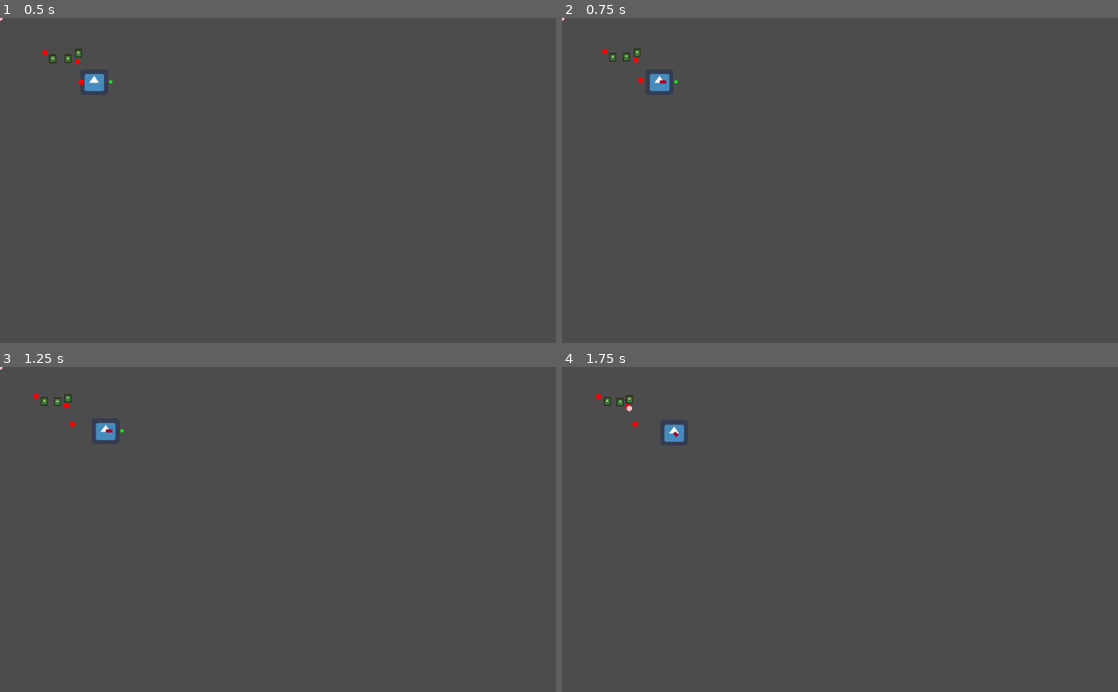
Above: before the commit, frames 1-4 (two rows, left to right).
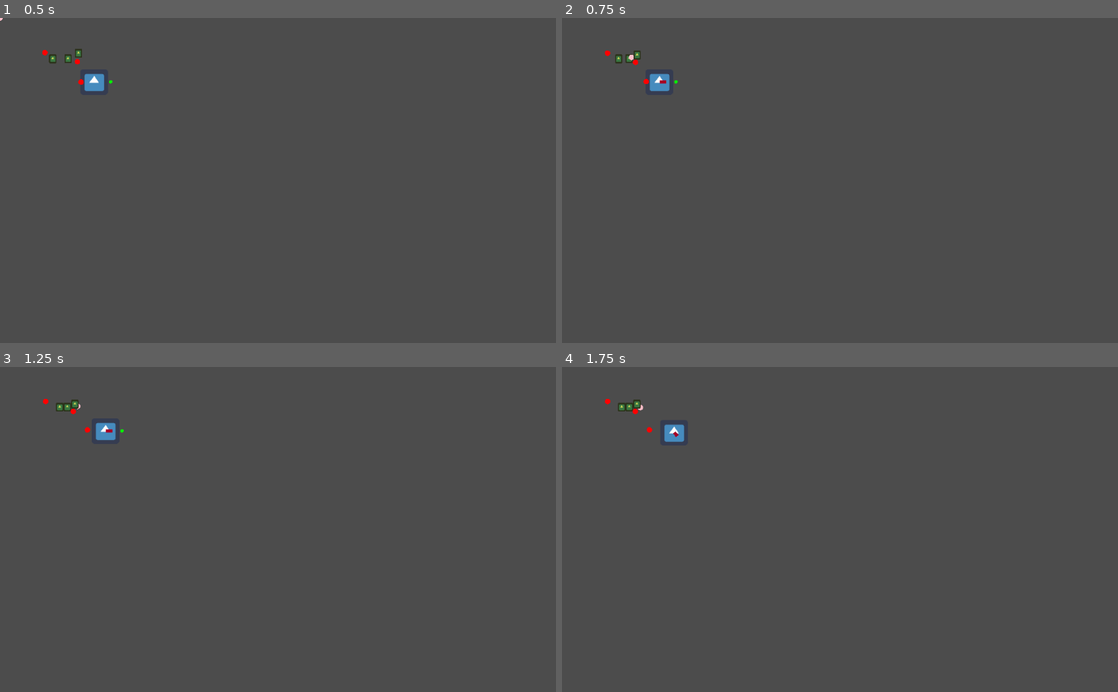
Above: after the commit, the same moments.

Repository: Cartogy/GWJ24
Game: Godot game, scene res://Scenes/test.tscn
Two runs of this game, one before a commit and one after it. Both use one fixed random seed, a clock stepped at 60 frames per second and the inputs below. The project has no main scene, so this scene is started directly. The engine's default icon, where the game draws it, is replaced by a stand-in: a white triangle on a blue panel in a dark square.
Inputs (mouse positions are in pixels of both pictures, inside the frame that each line leads up to):
- Up to frame 1 (0.5 s): no input
- Up to frame 2 (0.75 s): move the mouse to (962, 164) at 0.52 s; hold Right (ui_right) from 0.53 s (still down); hold T (chick_cmd) from 0.53 s (still down)
- Up to frame 3 (1.25 s): keep holding Right (ui_right); keep holding T (chick_cmd)
- Up to frame 4 (1.75 s): move the mouse to (728, 545) at 1.27 s; release Right (ui_right) at 1.28 s; release T (chick_cmd) at 1.28 s; hold Down (ui_down) from 1.28 s (still down); tap G (duck_cmd) at 1.35 s

Frame 1 is identical in both runs. In frame 2, 0.2% of the frame differs, in the area x 0-16%, y 0-21%; in frame 3, 0.3%, in the area x 0-17%, y 0-21%; in frame 4, 0.3%.

Commit message:
Fixed rought movement. Code needs cleanup

Diff:
--- a/Scenes/Chick/follow.gd
+++ b/Scenes/Chick/follow.gd
@@ -12,6 +12,9 @@
 	pass
 
 func update(delta):
+	if chick.get_lead() == null:
+		return "Flock"
+
 	var direction = direction_to_follow()
 
 
--- a/Scenes/FlockManager/flock_manager.gd
+++ b/Scenes/FlockManager/flock_manager.gd
@@ -22,13 +22,18 @@
 		chick.set_gap(gap_per_chick)
 		chick.set_speed(speed_chick)
 
-		# Set leads for chicks
-		if previous_chick == null:
-			chick.set_lead(main_duck)
-			previous_chick = chick
+		if main_duck != null:
+			# Set leads for chicks
+			if previous_chick == null:
+				chick.set_lead(main_duck)
+				previous_chick = chick
+			else:
+				chick.set_lead(previous_chick)
+				previous_chick = chick
 		else:
-			chick.set_lead(previous_chick)
-			previous_chick = chick
+			chick.set_lead(null)
+
+
 		chicks.append(chick)
 
 # Responsible for commands
--- a/Scenes/PlayerController/chick_controller.gd
+++ b/Scenes/PlayerController/chick_controller.gd
@@ -17,13 +17,15 @@
 	pass
 
 func update(delta):
-	pass
+	dir_v = get_input().normalized()
+	if dir_v != Vector2.ZERO:
+		emit_signal("update_flock_center", dir_v, player.speed)
 
 func input_handler():
 
-	dir_v = get_input()
-	if dir_v != Vector2.ZERO:
-		emit_signal("update_flock_center", dir_v, player.speed)
+	#dir_v = get_input()
+	pass
+
 
 func get_input() -> Vector2:
 	var velocity = Vector2.ZERO
@@ -36,4 +38,6 @@
 	if Input.is_action_pressed("ui_left"):
 		velocity += Vector2(-1,0)
 
+	print(velocity)
+
 	return velocity
--- /dev/null
+++ b/Scenes/Tests/ChickTest.tscn
@@ -0,0 +1,28 @@
+[gd_scene load_steps=4 format=2]
+
+[ext_resource path="res://Scenes/PlayerController/PlayerController.tscn" type="PackedScene" id=1]
+[ext_resource path="res://Scenes/Chick/Chick.tscn" type="PackedScene" id=2]
+[ext_resource path="res://Scenes/FlockManager/FlockManager.tscn" type="PackedScene" id=3]
+
+[node name="ChickTest" type="Node2D"]
+
+[node name="PlayerController" parent="." instance=ExtResource( 1 )]
+
+[node name="StateMachine" parent="PlayerController" index="0"]
+START_STATE = NodePath("ChickHordeMovement")
+
+[node name="FlockManager" parent="." instance=ExtResource( 3 )]
+
+[node name="Chick" parent="FlockManager" instance=ExtResource( 2 )]
+position = Vector2( 268.197, 149.831 )
+
+[node name="Chick2" parent="FlockManager" instance=ExtResource( 2 )]
+position = Vector2( 184.292, 104.132 )
+
+[node name="Chick3" parent="FlockManager" instance=ExtResource( 2 )]
+position = Vector2( 265.701, 59.4641 )
+[connection signal="change_flock_state" from="PlayerController" to="FlockManager" method="_on_PlayerController_change_flock_state"]
+[connection signal="calculate_flock_center_average" from="PlayerController/StateMachine/ChickHordeMovement" to="FlockManager" method="_on_ChickHordeMovement_calculate_flock_center_average"]
+[connection signal="update_flock_center" from="PlayerController/StateMachine/ChickHordeMovement" to="FlockManager" method="_on_ChickHordeMovement_update_flock_center"]
+
+[editable path="PlayerController"]
--- a/Scenes/test.tscn
+++ b/Scenes/test.tscn
@@ -8,7 +8,7 @@
 [node name="Node2D" type="Node2D"]
 
 [node name="PlayerController" parent="." instance=ExtResource( 4 )]
-speed = 2.0
+speed = 0.5
 
 [node name="Duck" parent="." instance=ExtResource( 2 )]
 position = Vector2( 173.902, 117.962 )
